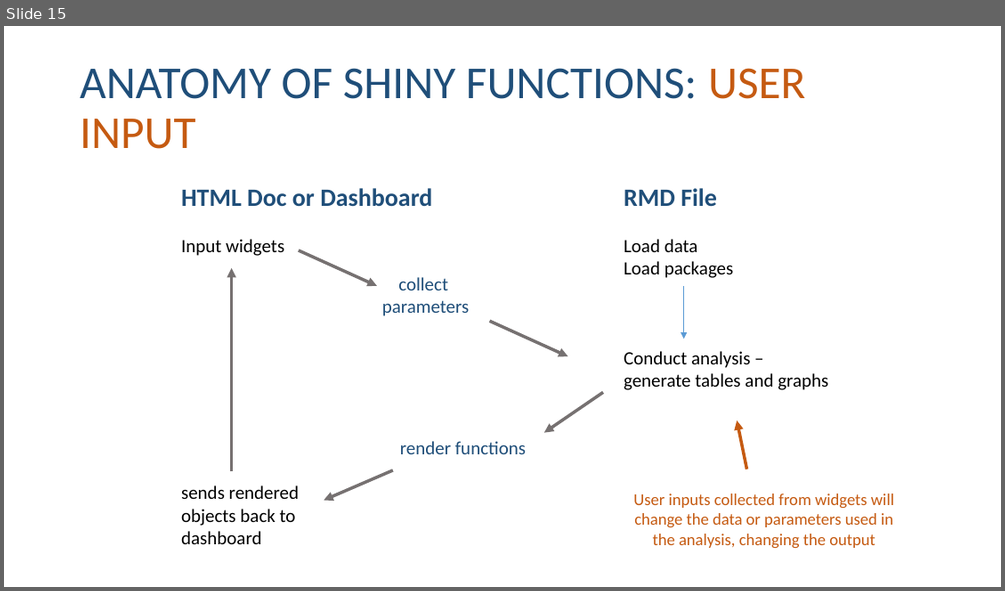
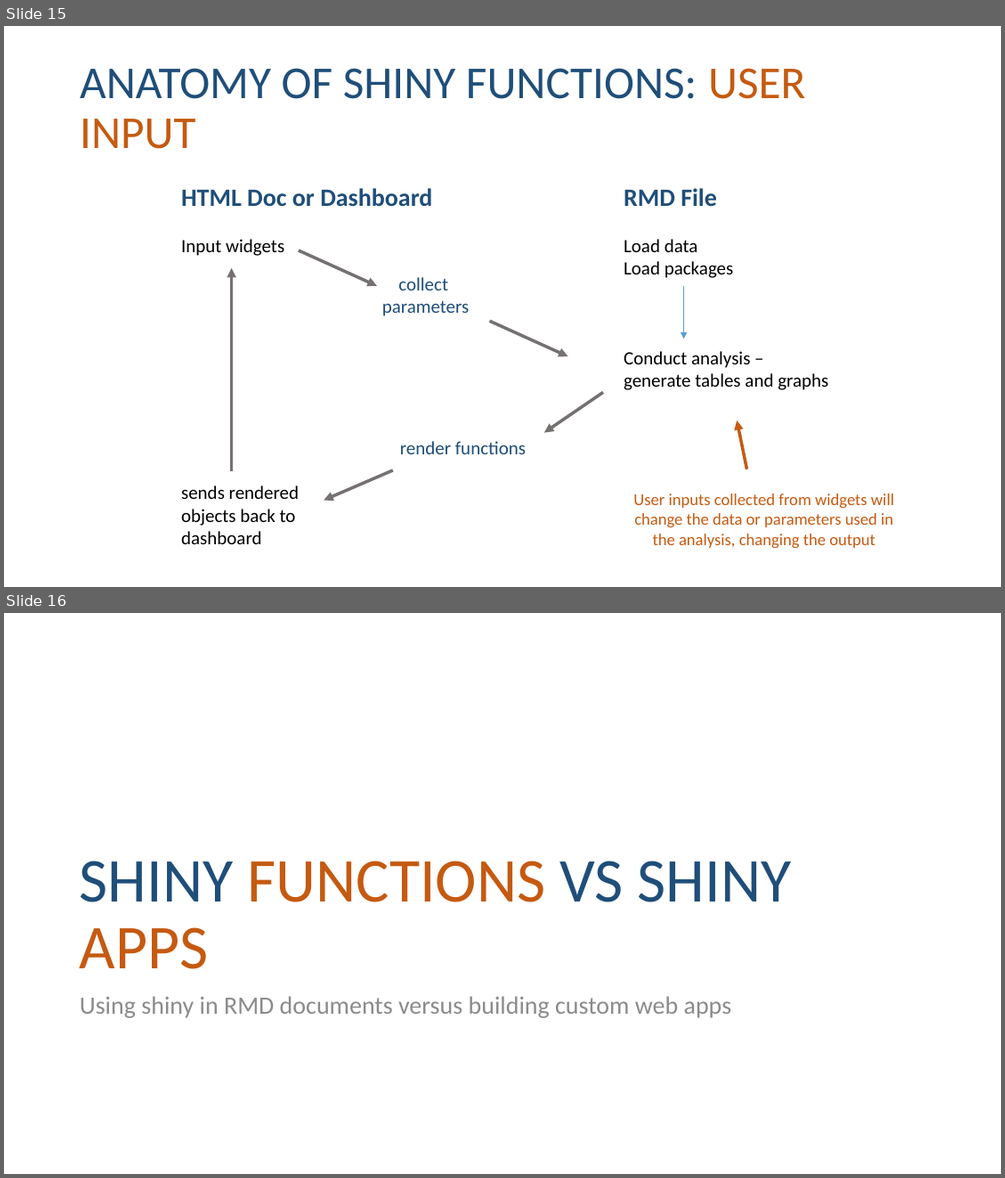
Before and after one commit to DS4PS/cpp-526-fall-2019, a slide deck: lectures/shiny-widgets.pptx. Shown one above the other, each under a label of ours: slide 15 before the commit, slides 15 and 16 after it. The pictures are 1005x591 and 1005x1178 pixels, drawn with LibreOffice and Linux fonts; fonts in the diff are those of the drawing. Boxes give left, top, right and bottom in pixels: in the first picture for what was removed or moved away, otherwise in the second. Text is boxed around its words. In the diff, an @@ line names an element or a change of style, - is before the commit and + after.

```diff
--- a/lectures/shiny-widgets.pptx
+++ b/lectures/shiny-widgets.pptx
@@ slide 16 added at [4,613,1001,1174], background #FFFFFF @@
@@ title added at [80,860,792,969], 60 pt, text #C55A11 @@
+SHINY FUNCTIONS VS SHINY APPS
@@ text added at [80,996,732,1018], 24 pt, text #8C8C8C @@
+Using shiny in RMD documents versus building custom web apps
```
Also in this commit, not shown: 2 other slides added, 1 other file.
